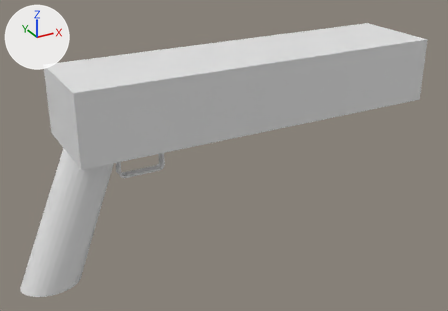
An edit to the FBX model blenderStuff/fbx/basicBase.fbx, drawn before and after from the same camera.
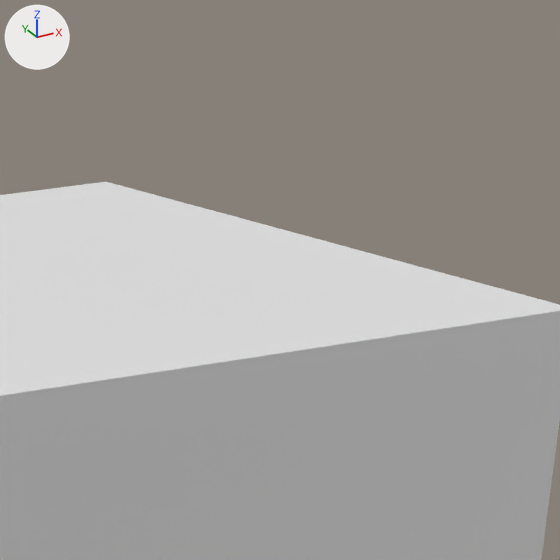
The first picture shows the older version from a camera (50 mm lens) standing at (-0.128, -0.541, 0.298) and looking at (0.167, -0.005, 0.031). The close-ups show both versions on the part from 79% to 95% of the width and 0% to 23% of the height of that picture; other places that the commit changed are outside them. The lights are fixed; the arrows at upper left show +X, +Y and +Z. Where no turn or scale is listed for an object, it has been applied to the vertices.
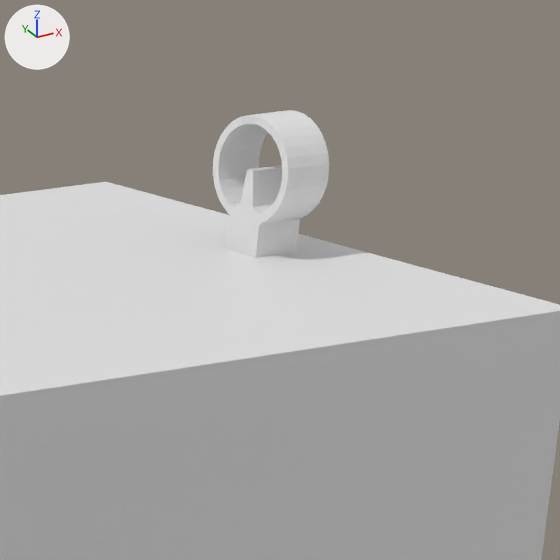
Changed parts and their boxes (x1, y1, x2, y2) in the close-ups (560 x 560 px):
```json
{"object": "FrontSight", "change": "added", "after": [213, 110, 329, 258]}
```

Scene script edits in JSON lines:
```json
{"op": "add", "block": "me_cylinder", "code": ["me_cylinder = bpy.data.meshes.new('Cylinder')", "me_cylinder.from_pydata(...)  # 132 vertices, 128 faces; spans x -0.004..0.004, y -0.008..0.008, z -0.0124..0.008"]}
{"op": "add", "block": "ob_frontsight", "code": ["ob_frontsight = bpy.data.objects.new('FrontSight', me_cylinder)", "ob_frontsight.location = (0.387, 0.0, 0.1515)"]}
```
